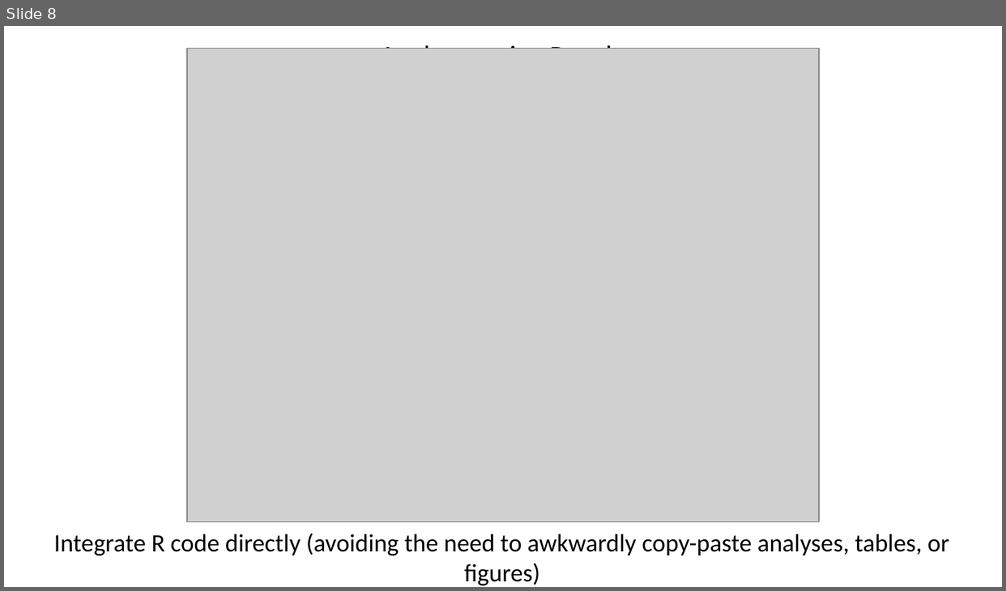
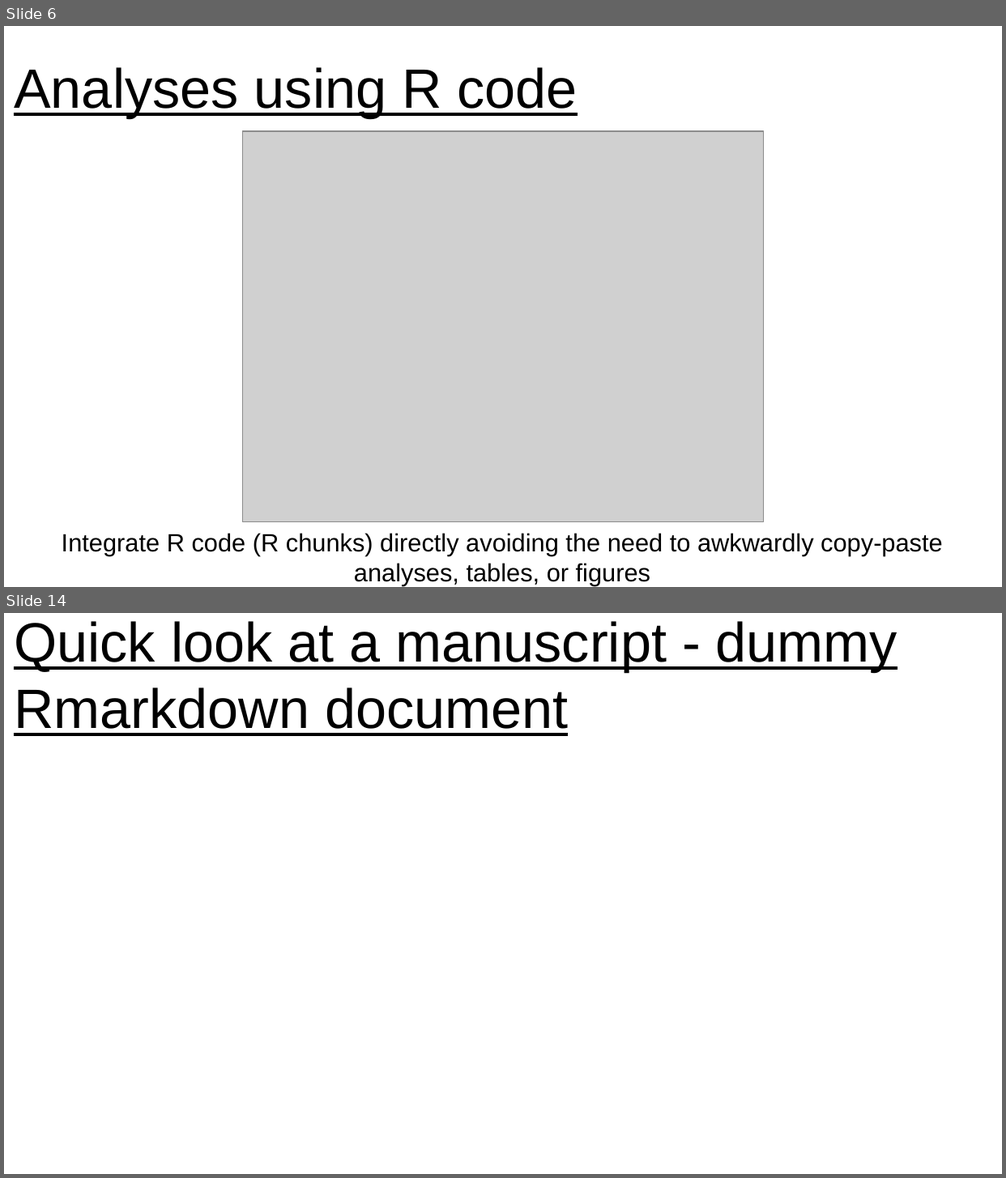
Before and after one commit to jennahamlin/GiGte, a slide deck: GiGte.pptx. Shown one above the other, each under a label of ours: slide 8 before the commit, slides 6 and 14 after it; the slides between them are not shown. The pictures are 1006x591 and 1006x1178 pixels, drawn with LibreOffice and Linux fonts; fonts in the diff are those of the drawing; grey boxes stand for pictures. Boxes give left, top, right and bottom in pixels: in the first picture for what was removed or moved away, otherwise in the second. Text is boxed around its words. In the diff, an @@ line names an element or a change of style, - is before the commit and + after.

Commit message:
add most of images and slides for ppt

```diff
--- a/GiGte.pptx
+++ b/GiGte.pptx
@@ slide 14 added at box(4, 613, 1002, 1174), background #FFFFFF @@
@@ title added at box(14, 621, 897, 736), 40 pt, text #000000, underline @@
+Quick look at a manuscript - dummy Rmarkdown document
@@ what was slide 8 is now slide 6 @@
@@ slide 6 changed as well @@
@@ title "Analyses using R code": place and size @@
-title "Analyses using R code" at box(380, 42, 625, 49)
+title "Analyses using R code" at box(14, 67, 577, 118)
@@ title "Analyses using R code" at box(14, 67, 577, 118): size 20 to 40 pt, font Calibri to Arial, underline on; alignment centre to left @@
@@ picture: place and size @@
-picture at box(186, 48, 818, 522)
+picture at box(242, 132, 764, 523)
@@ text at box(62, 533, 943, 586): text changed; font Calibri to Arial @@
-Integrate R code directly (avoiding the need to awkwardly copy-paste analyses, tables, or figures)
+Integrate R code (R chunks) directly avoiding the need to awkwardly copy-paste analyses, tables, or figures
```
Also in this commit, not shown: 5 other slides changed, 8 other slides added, 3 slides removed, 8 other files.
